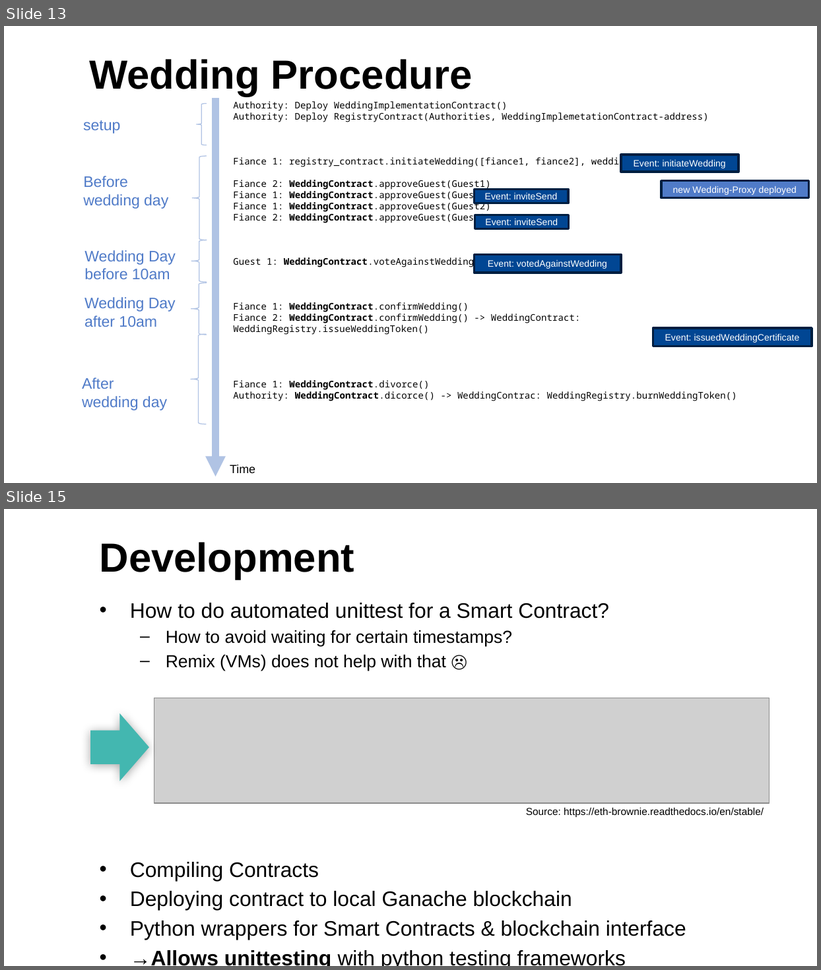
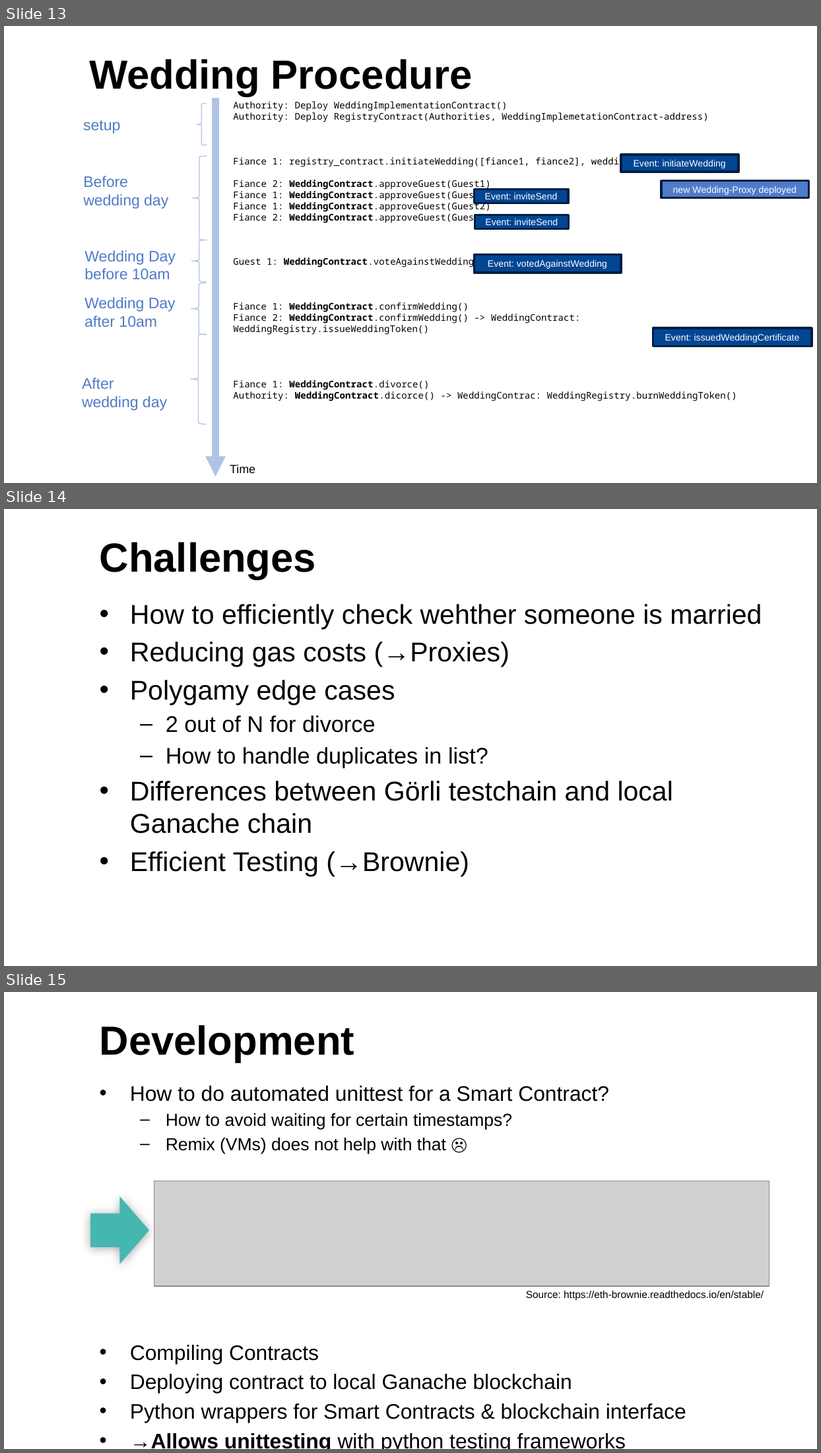
Before and after one commit to laDok8/TTM4195, a slide deck: docs/presentation/presentation.pptx. Shown one above the other, each under a label of ours: slides 13 and 15 before the commit, slides 13, 14 and 15 after it; the slides between them are not shown. The pictures are 821x970 and 821x1453 pixels, drawn with LibreOffice and Linux fonts; fonts in the diff are those of the drawing; grey boxes stand for pictures; background and template pictures are left out. Boxes give left, top, right and bottom in pixels: in the first picture for what was removed or moved away, otherwise in the second. Text is boxed around its words. In the diff, an @@ line names an element or a change of style, - is before the commit and + after.

```diff
--- a/docs/presentation/presentation.pptx
+++ b/docs/presentation/presentation.pptx
@@ slide 14 added at bbox=[4, 509, 817, 966], background #FFFFFF; not listed: 1 template element that a slide beside it also shows @@
@@ title added at bbox=[100, 542, 316, 580], 36 pt, text #000000, bold @@
+Challenges
@@ text added at bbox=[130, 604, 762, 877], 24 pt, text #000000 @@
+• How to efficiently check wehther someone is married
+• Reducing gas costs (→Proxies)
+• Polygamy edge cases
+  – 2 out of N for divorce
+  – How to handle duplicates in list?
+• Differences between Görli testchain and local Ganache chain
+• Efficient Testing (→Brownie)
```
Also in this commit, not shown: 7 slides changed, 7 other slides added, 1 slide removed.
